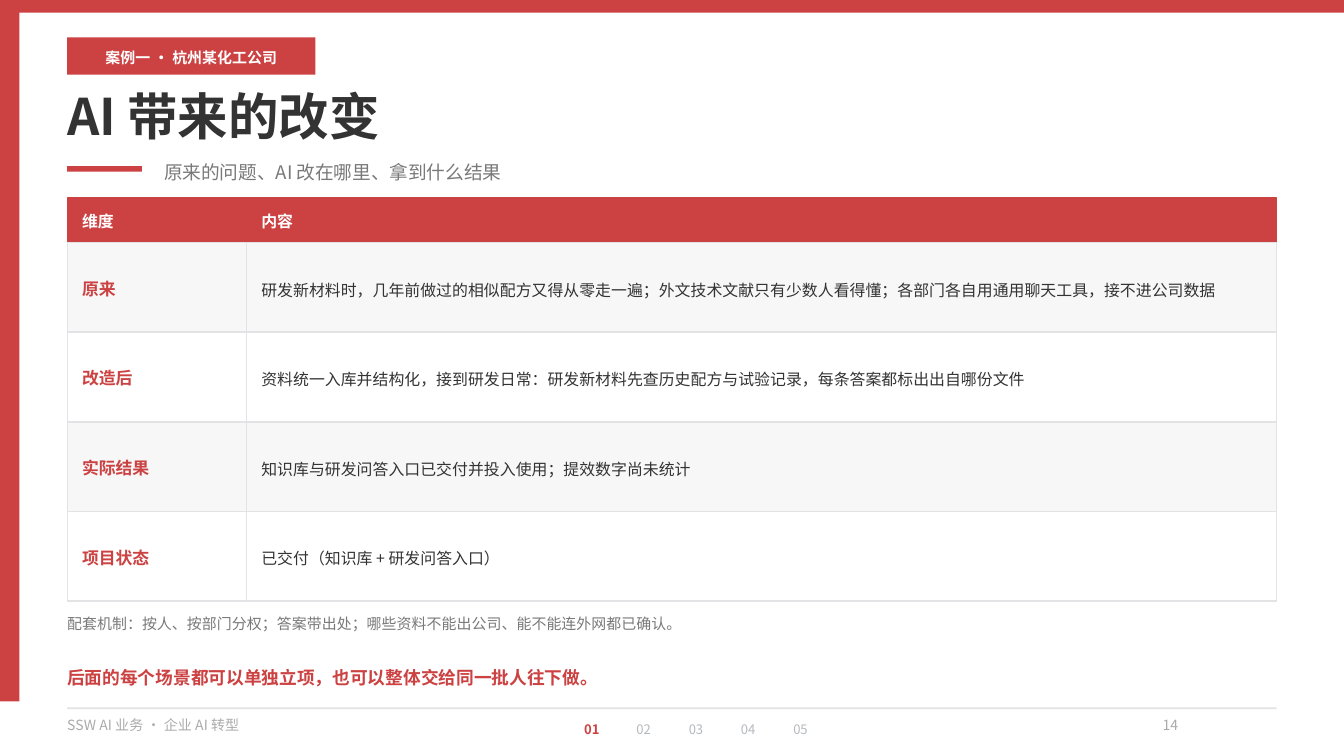
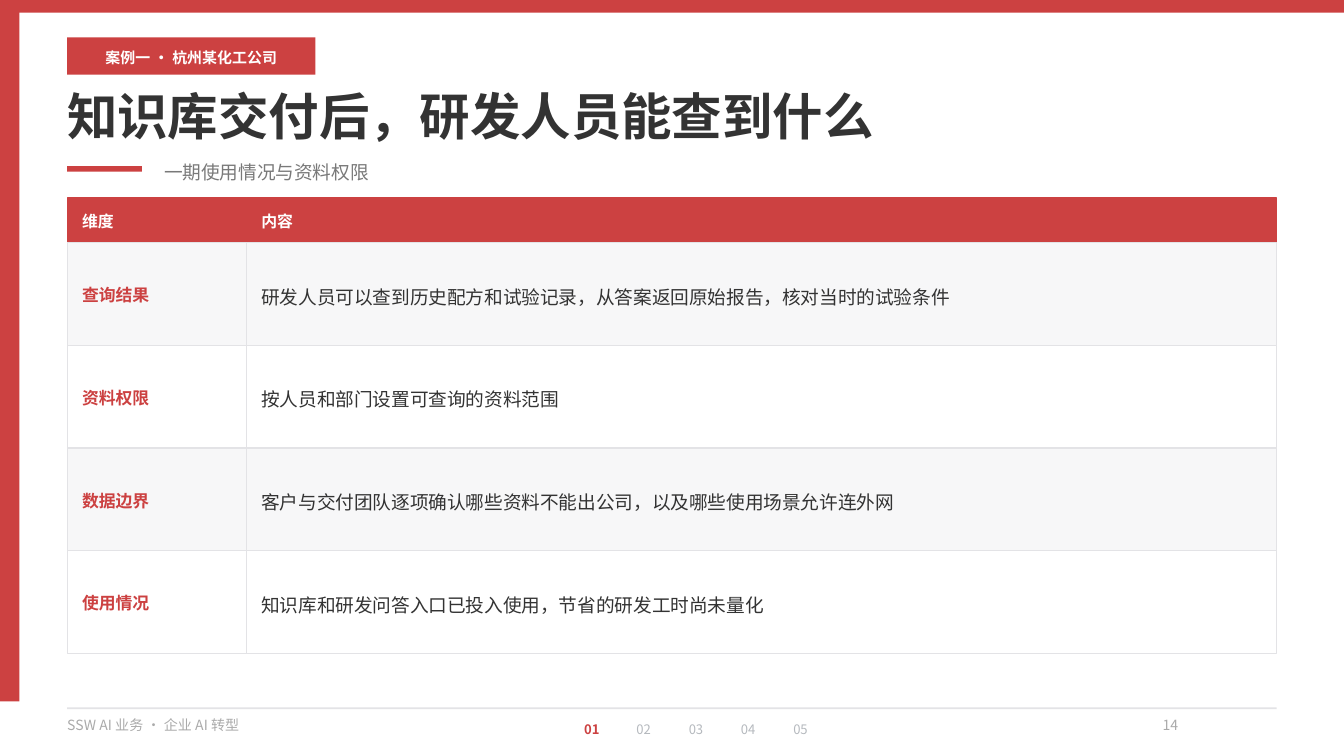
Before and after one commit to hveraus/ssw-business, a slide deck: slide 14 of SSW AI 业务_v2/SSW AI 业务_v3.pptx. Drawn at 1344x756 pixels with LibreOffice and Linux fonts; fonts in the diff are those of the drawing. Boxes give left, top, right and bottom in pixels: in the first picture for what was removed or moved away, otherwise in the second. Text is boxed around its words. In the diff, an @@ line names an element or a change of style, - is before the commit and + after.

```diff
--- a/SSW AI 业务_v2/SSW AI 业务_v3.pptx
+++ b/SSW AI 业务_v2/SSW AI 业务_v3.pptx
@@ text at (x1=67, y1=91, x2=873, y2=142): text changed @@
-AI 带来的改变
+知识库交付后，研发人员能查到什么
@@ text at (x1=164, y1=163, x2=369, y2=181): text changed @@
-原来的问题、AI 改在哪里、拿到什么结果
+一期使用情况与资料权限
@@ rectangle resized from (x1=67, y1=243, x2=246, y2=333) to (x1=67, y1=243, x2=246, y2=345) @@
@@ rectangle resized from (x1=246, y1=243, x2=1277, y2=333) to (x1=246, y1=243, x2=1277, y2=345) @@
@@ text removed at (x1=82, y1=280, x2=116, y2=297) @@
-原来
@@ text added at (x1=82, y1=287, x2=149, y2=303), 9 pt, text #CC4141, bold @@
+查询结果
@@ text removed at (x1=261, y1=282, x2=1215, y2=299) @@
-研发新材料时，几年前做过的相似配方又得从零走一遍；外文技术文献只有少数人看得懂；各部门各自用通用聊天工具，接不进公司数据
@@ text added at (x1=261, y1=288, x2=949, y2=306), 10 pt, text #333333 @@
+研发人员可以查到历史配方和试验记录，从答案返回原始报告，核对当时的试验条件
@@ rectangle resized from (x1=67, y1=332, x2=246, y2=422) to (x1=67, y1=345, x2=246, y2=448) @@
@@ rectangle resized from (x1=246, y1=332, x2=1277, y2=422) to (x1=246, y1=345, x2=1277, y2=448) @@
@@ text removed at (x1=82, y1=370, x2=132, y2=386) @@
-改造后
@@ text added at (x1=82, y1=389, x2=149, y2=406), 9 pt, text #CC4141, bold @@
+资料权限
@@ text removed at (x1=261, y1=371, x2=1024, y2=387) @@
-资料统一入库并结构化，接到研发日常：研发新材料先查历史配方与试验记录，每条答案都标出出自哪份文件
@@ text added at (x1=261, y1=390, x2=559, y2=408), 10 pt, text #333333 @@
+按人员和部门设置可查询的资料范围
@@ rectangle resized from (x1=67, y1=422, x2=246, y2=512) to (x1=67, y1=448, x2=246, y2=550) @@
@@ rectangle resized from (x1=246, y1=422, x2=1277, y2=512) to (x1=246, y1=448, x2=1277, y2=550) @@
@@ text removed at (x1=82, y1=459, x2=149, y2=476) @@
-实际结果
@@ text removed at (x1=261, y1=461, x2=690, y2=478) @@
-知识库与研发问答入口已交付并投入使用；提效数字尚未统计
@@ text added at (x1=82, y1=493, x2=149, y2=509), 9 pt, text #CC4141, bold @@
+数据边界
@@ text added at (x1=261, y1=493, x2=894, y2=511), 10 pt, text #333333 @@
+客户与交付团队逐项确认哪些资料不能出公司，以及哪些使用场景允许连外网
@@ rectangle resized from (x1=67, y1=512, x2=246, y2=602) to (x1=67, y1=551, x2=246, y2=653) @@
@@ text removed at (x1=82, y1=549, x2=149, y2=566) @@
-项目状态
@@ rectangle resized from (x1=246, y1=512, x2=1277, y2=602) to (x1=246, y1=551, x2=1277, y2=653) @@
@@ text added at (x1=82, y1=594, x2=149, y2=611), 9 pt, text #CC4141, bold @@
+使用情况
@@ text at (x1=261, y1=596, x2=763, y2=614): text changed; size 8.5 to 10 pt @@
-已交付（知识库 + 研发问答入口）
+知识库和研发问答入口已投入使用，节省的研发工时尚未量化
@@ text removed at (x1=67, y1=616, x2=681, y2=631) @@
-配套机制：按人、按部门分权；答案带出处；哪些资料不能出公司、能不能连外网都已确认。
@@ text removed at (x1=67, y1=669, x2=598, y2=687) @@
-后面的每个场景都可以单独立项，也可以整体交给同一批人往下做。
```
Also in this commit, not shown: 18 other slides changed, 1 slide added, 1 slide removed, 3 other files.
